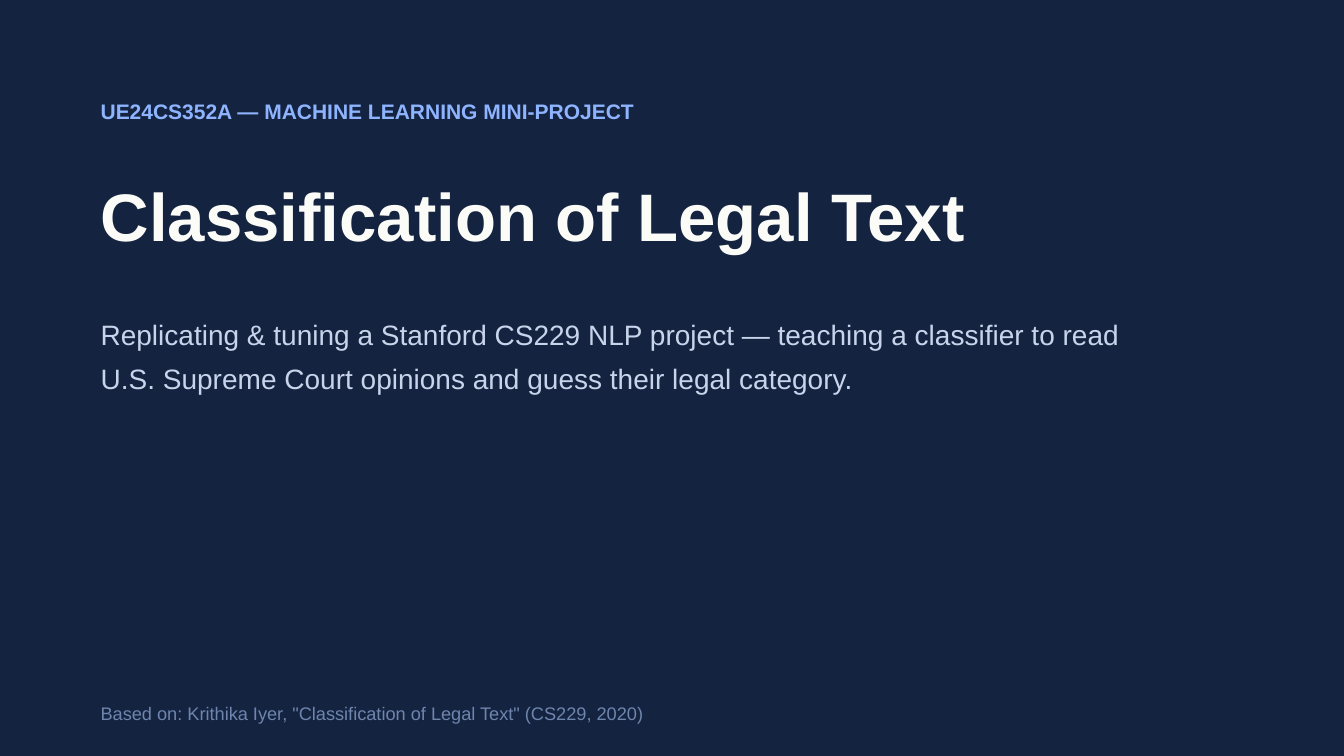
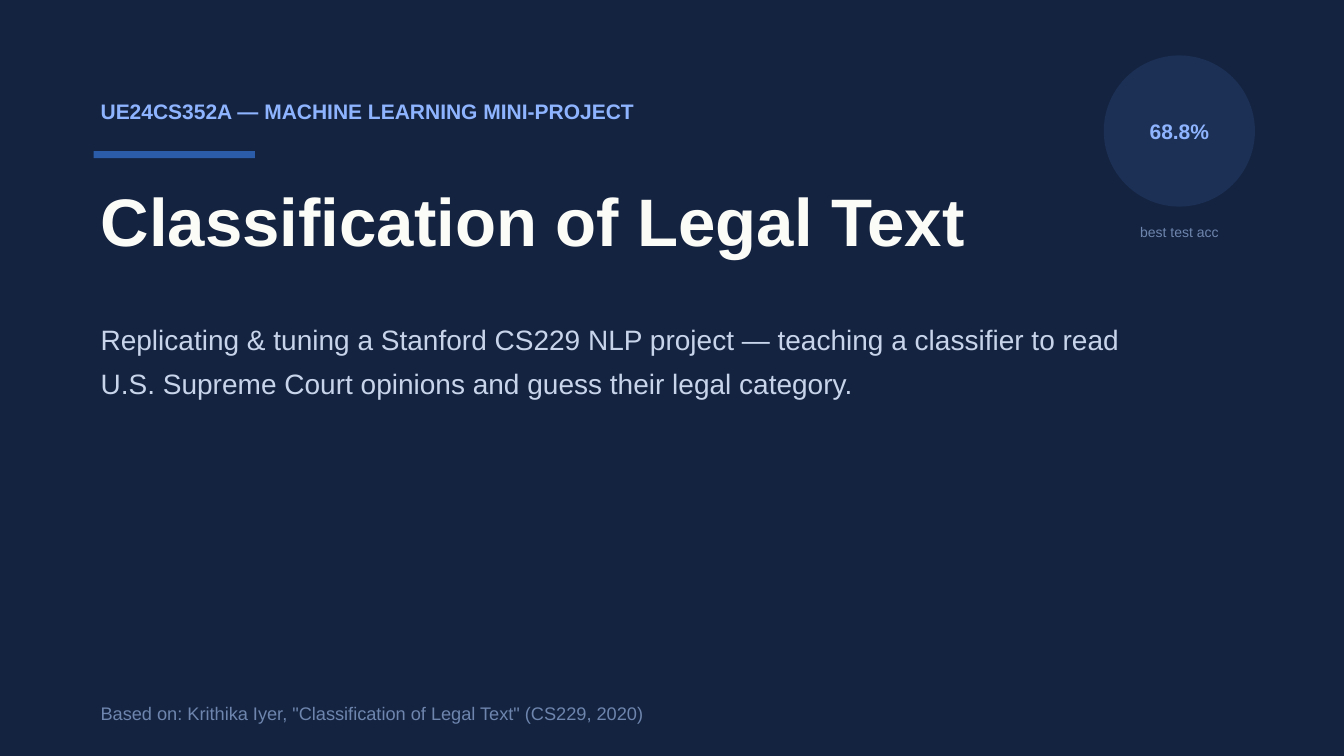
Before and after one commit to amogh-herle/ML-MINI-PROJECT, a slide deck: slide 1 of report/slides.pptx. Drawn at 1344x756 pixels with LibreOffice and Linux fonts; fonts in the diff are those of the drawing. Boxes give left, top, right and bottom in pixels: in the first picture for what was removed or moved away, otherwise in the second. Text is boxed around its words. In the diff, an @@ line names an element or a change of style, - is before the commit and + after.

```diff
--- a/report/slides.pptx
+++ b/report/slides.pptx
@@ ellipse added at <box>1104,55,1255,207</box>, fill #1C3055, 15 pt, text #8FB4FF, bold @@
+68.8%
@@ text "Classification of Legal Text": place and size @@
-text "Classification of Legal Text" at <box>101,192,964,254</box>
+text "Classification of Legal Text" at <box>101,197,964,259</box>
@@ rectangle added at <box>94,151,255,158</box>, fill #2A5CAA @@
@@ text added at <box>1140,227,1219,237</box>, 10 pt, text #6E85AD @@
+best test acc
@@ text "Replicating & tuning a Stanford ...": place and size @@
-text "Replicating & tuning a Stanford ..." at <box>101,324,1119,394</box>
+text "Replicating & tuning a Stanford ..." at <box>101,329,1119,399</box>
```
Also in this commit, not shown: 8 other slides changed, 5 other files.
